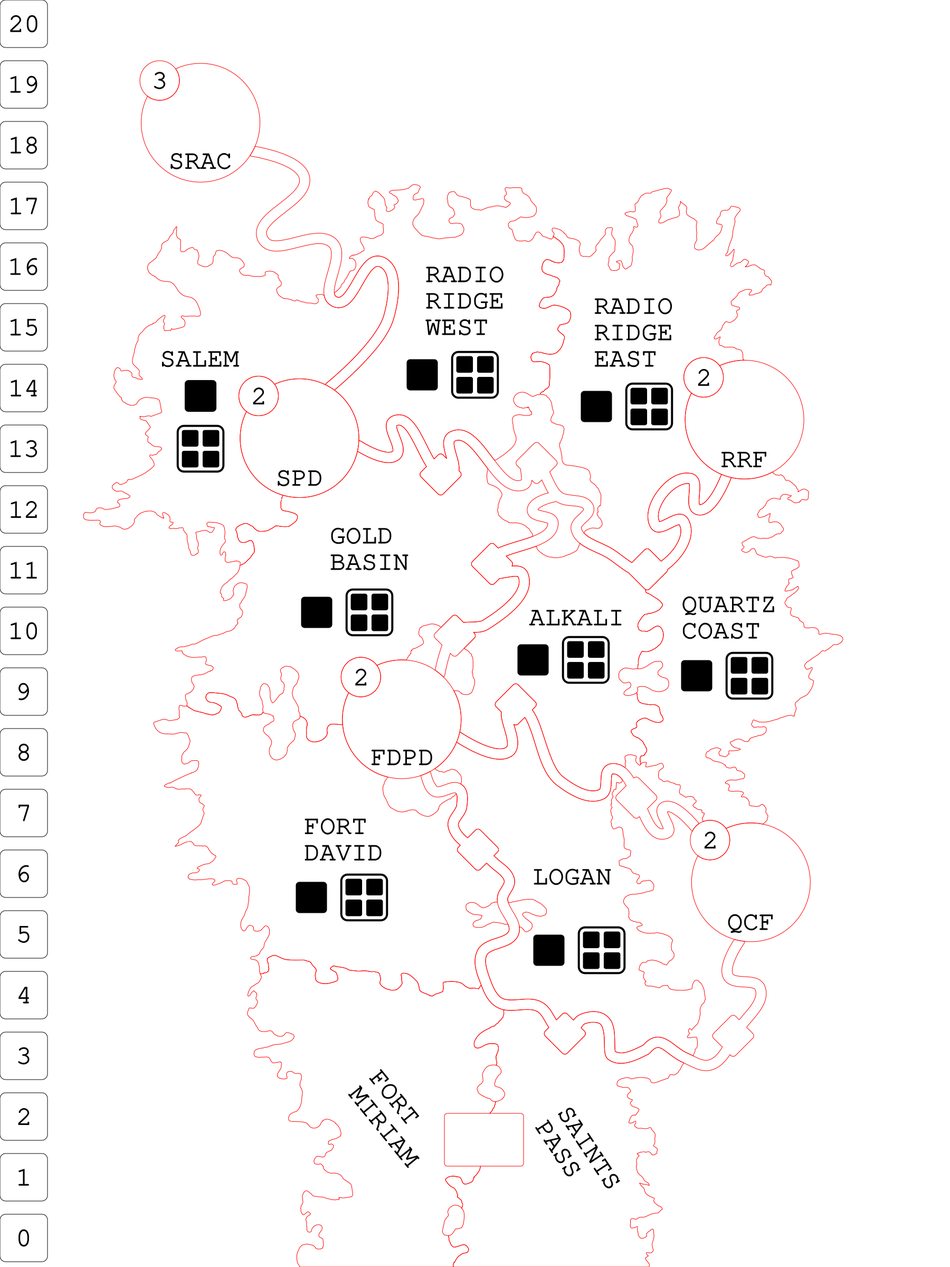
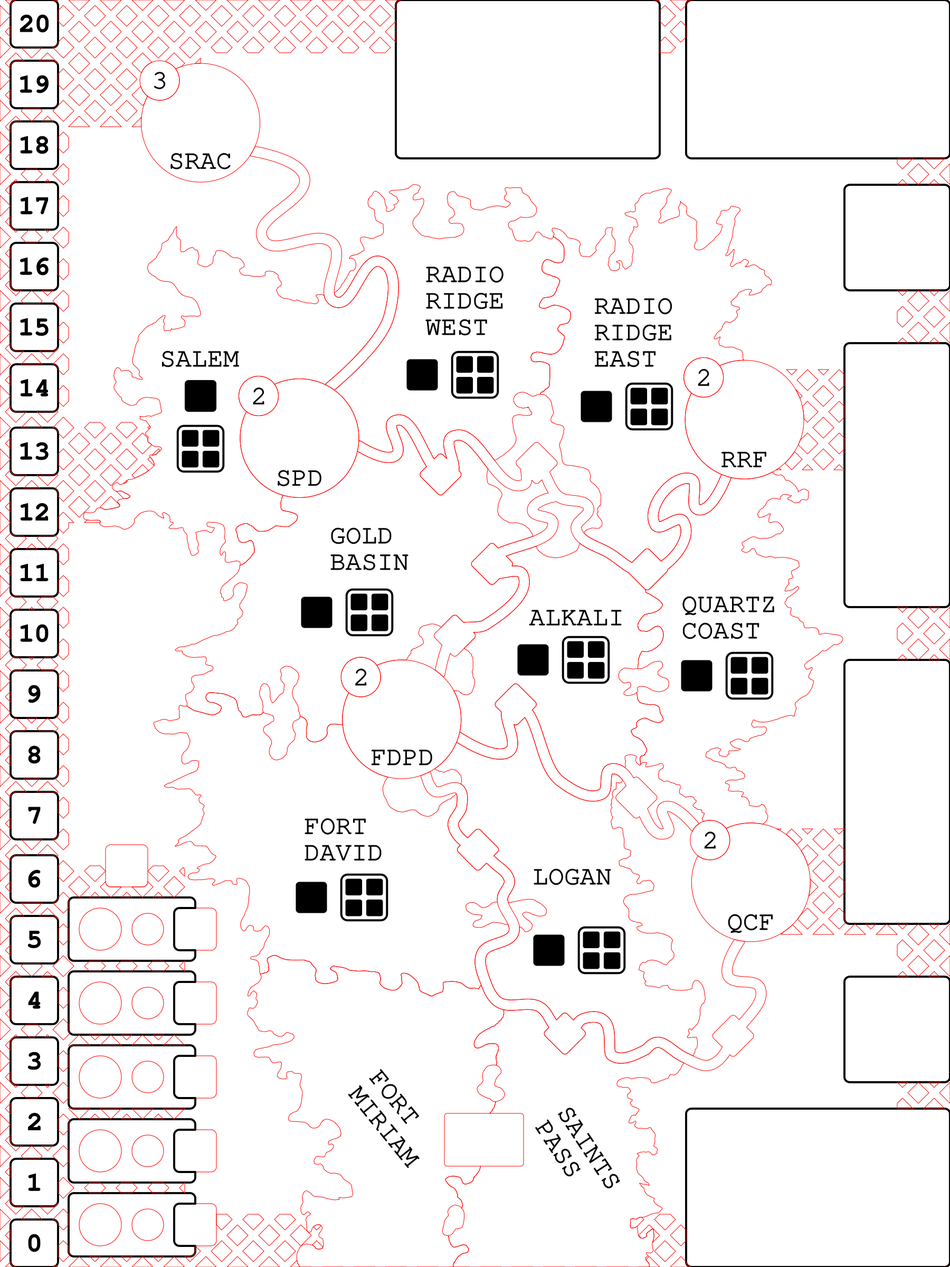
Layer changes from the first 950px x 1267px image to the second:
pixels changed over [0, 0, 950, 1267] (layer not identified)
